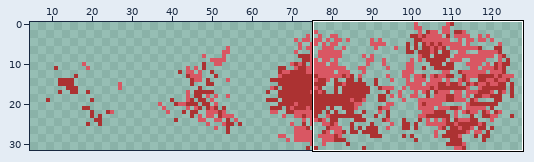
Sprite sheet, stored at Janp/Load/Texture/ExTex.png. Above: a wide view before the commit, with the close-up outlined.
Close-up. Before the edit:
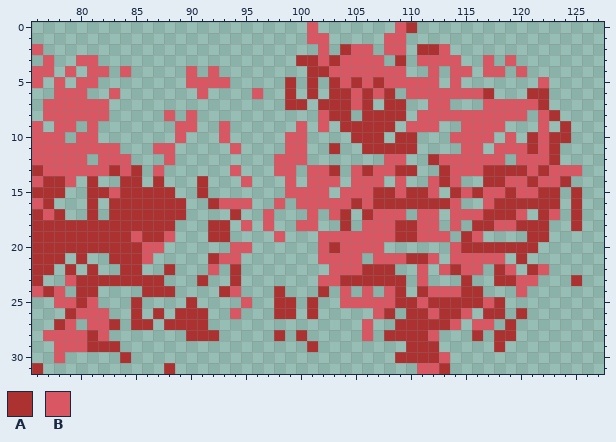
Shown: x 76..127, y 0..31. The wide view leaves out empty margins.
Palette (. is transparent): A #ac3232  B #d95763
Pixels before, first column x 76:
 0 .........................B.......BA...............
 1 .........................BB.....BB................
 2 B.........................B.ABB.BB.AAB............
 3 .B..BB..................AABABBBB.A.BBBB..B.B......
 4 BB.B.BB.B.....B.B........AABBBBBBB..B.BB.BB.B.....
 5 B.B.BB........BBBB.....A.A.ABABABBBBB.B.......B...
 6 ..BBB..B.......B....B..A.A.AABABA.BBBBBBBA...AA...
 7 .BBBBBB................AA.AAABA.AA..BB...BBBBBA...
 8 .BBBBBB.....B.B...........BAA.AAAA.BBBBBBBBBB.BA..
 9 B.BB.B.......BB..B......B.B.AAAAA.BBB..BBBB...B.A.
10 BBB.BB.......B...B.....BB....AAA.AA...BBBB.B.ABAA.
11 BBBBBBBB...BB.....B....BB..A..AAAAA....BB.BBBABA..
12 BBBBB.BBB...B.........BBB.......BB..ABBBBBB.BBBA..
13 ABBBBBBABA.B......B...BB.BBA.BABBAA..ABBBAAAABABBB
14 BAAB.A..AA.A...A...B...B.BBB.BBB.B..BAB..AABBABBA.
15 AAA..AABAAAAA..A.......BBBB.BBBAABAAB.ABABBABBAA.A
16 BA...A.AAAAAAA..ABBB..B.BBBBBABAAAAAAAB..BAAAAAA.A
17 ABA..A.AAAAAAA....A..B...B.BA.ABBB.BB.BBBAAAB.AB.A
18 AAAAAAAAAAAAA...AA.B.B..BB..A.BBBAABB.B.AABBAAA..A
19 AAAAAAAAABAAB...AA....B...BBBBBBBAABBB.AB....AA...
20 AAAAAAAAAABB......BB......BABBBB......BAAAAAAA....
21 AAA.A..AAAB.....ABB.......BBBB.BBBAAB.BBBBB.A.....
22 AA.A.A..AA..A...B.A........BBBAAA..B.BABB.AB.AB...
23 A..BAAAAAAAA...A..A.......BBAAAAAA.B...A..AABB...A
24 BAB.AA....AAA....AB...A...A.B.B.BA.ABBBAA...B.....
25 ..BBAB...A....A....B..AA.A..BBBBBAABAAAAABA.......
26 ...ABBB..A.A.AAA..B...AA.A.....BA.AABAAB.AA.A.....
27 ..AB.BBA.AA.AAAA..............B..AAAAAB.BB.A......
28 .BBBBAB.......AAA.....A.A.....B.AAAAB...A.AA......
29 ..BBBAAA.................A........AAA.....A.......
30 ..B.....A........................AAAAB............
31 A...........A......................BBA............
New version:
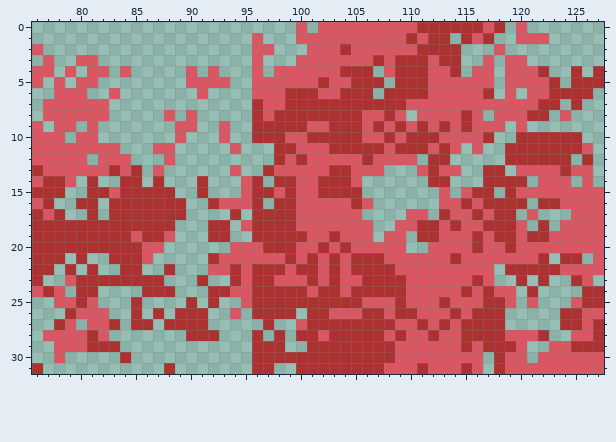
Difference:
file 128x32 -> 256x64 pixels (blocks of 1x1 -> 2x2; one block is one cell here)
Changed rows in their new state; - is an unchanged pixel.
first column x 80:
 0 --------------------B.BBBBBBB-BAAAAAABA-B-------
 1 ----------------B---B--BBBBB--ABAA-ABA--BBB-----
 2 ----------------BB---B-B---B--B--AA---B---------
 3 ----------------B---BB-B---AB-AA-AA-----B-------
 4 ----------------B-BBBBB-AAA.-AAA-BA.B-.B-BA--A-A
 5 ----------------BBBBBBAB--A-.AAA-B-BBB-BBB-A-AAA
 6 -----------------BB-A-BB-A-.-AAA-------B-BBAAAA-
 7 ----------------ABB--A---A-A--BB--BBB------A-A--
 8 ----------------ABAAAAA--ABB-B-----A-.---AA.B---
 9 ----------------AAAAAB-A--B-BA-A-ABA----B-.-.---
10 ----------------AAA--AAAA-BBAB-AAB---A-.A-A--A--
11 ------------------AA-BB-AA--B--ABAB.--.AA-A-AAB-
12 ------------------A-ABBBBBAB--B--A.....AAAA-A-A-
13 -----------------A--B---A-B-...BAB-..--.B-B-A-B-
14 ----------------A-AAB-AAA-..-.--A-.----AA.--B-B-
15 ---------------BAABA--AAAA.......B.--A.---BBBBBB
16 A---------------A-AA-------......B-ABA---.--BBBB
17 ----------------AAAAB-B-BB....B-.A--AB--.B..-BBB
18 ----------------AAAA--BBBB-..BBAABABB-AAB.--BBBB
19 ----------------AAAAAB-A---.-B.AA-BBABAAB--BBBBB
20 ----------------BAAABBABA---BB--BB-B-BB-BBBBBBBB
21 ---------------BBBBABA-A-AAA--BB-BA----BBBA-AA-B
22 -------------B-BAAABAABA-A---BB-B-B--B.AA-AABBBB
23 ---------------BAABBBA-ABB----B-BBBBAB..A.A---B-
24 ------------A--BAA-AAB-A-AAAA-BB----BABB.A----AA
25 ------------A---AA--A-AAAA----B-B-BBBA-B-B---BAA
26 ----------------AA----ABBBAABA-B-B--A---.---AABB
27 -----------------A--BAAAAAAAABB-B--AAAA.----AABA
28 ----------------A----ABAAAAAB-BBABBA-A-BBBA--BBA
29 ----------------AAA---AAAAAAABBBBBBABA-AB--BBAAA
30 ----------------AAAAAAAAAAAAABBBB-BBB-ABB-BBBBBB
31 ----------------AA--AAAAAAAABBBA-BBAB-ABBBBBBBBB
Pixel boxes of the changes (left, top, right, bottom) in both close-ups:
changed: (208, 22, 604, 374)
added: (76, 198, 87, 209)
